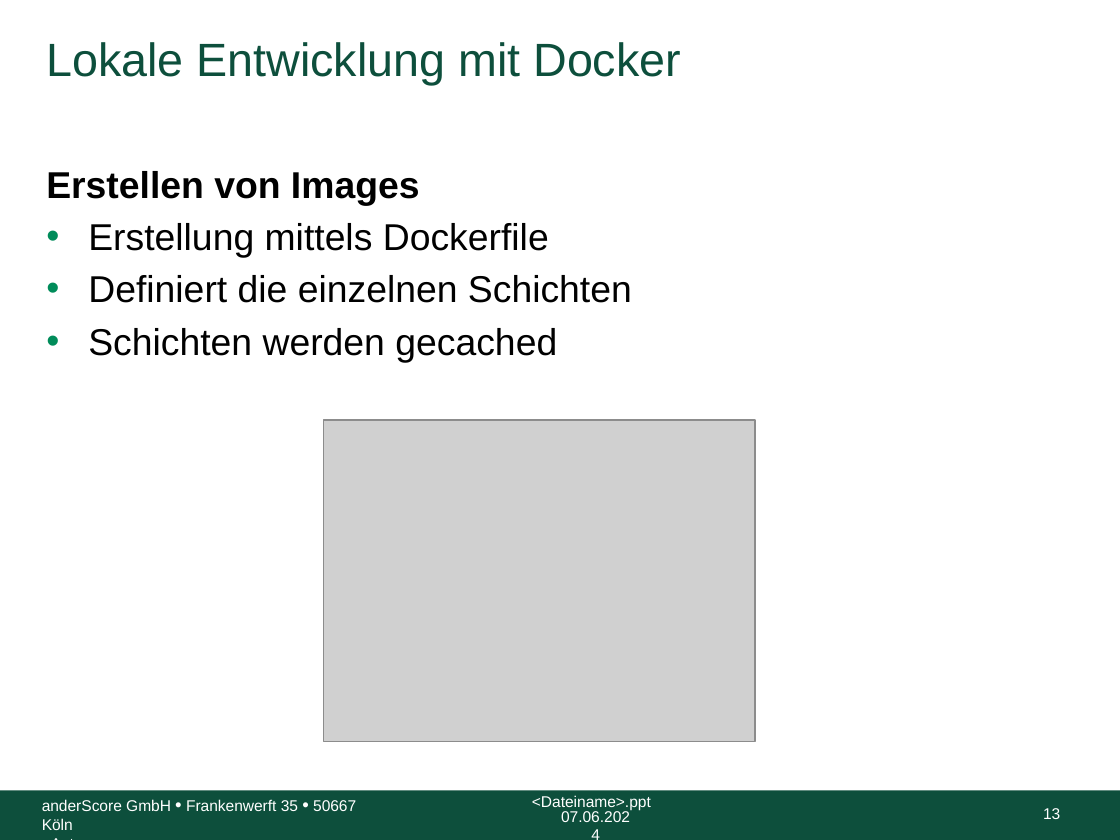
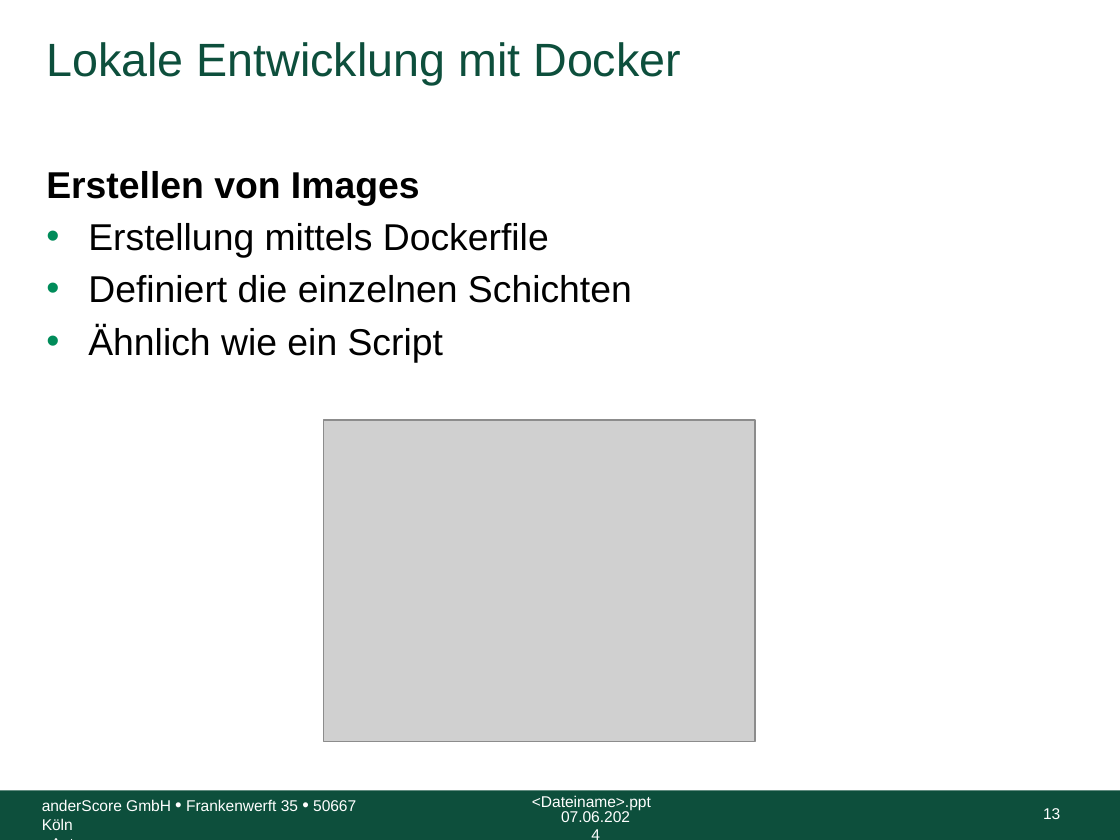
Before and after one commit to anderscore-gmbh/gitlab, a slide deck: slide 13 of slides/Tag-3_2-Docker.pptx. Drawn at 1120x840 pixels with LibreOffice and Linux fonts; fonts in the diff are those of the drawing; grey boxes stand for pictures; background and template pictures are left out. Boxes give left, top, right and bottom in pixels: in the first picture for what was removed or moved away, otherwise in the second. Text is boxed around its words. In the diff, an @@ line names an element or a change of style, - is before the commit and + after.

Commit message:
Typos und Notizen 3-2 Docker

```diff
--- a/slides/Tag-3_2-Docker.pptx
+++ b/slides/Tag-3_2-Docker.pptx
@@ text at box(88, 325, 443, 362): text changed @@
-• Schichten werden gecached
+• Ähnlich wie ein Script
```
Also in this commit, not shown: 4 other slides changed.
